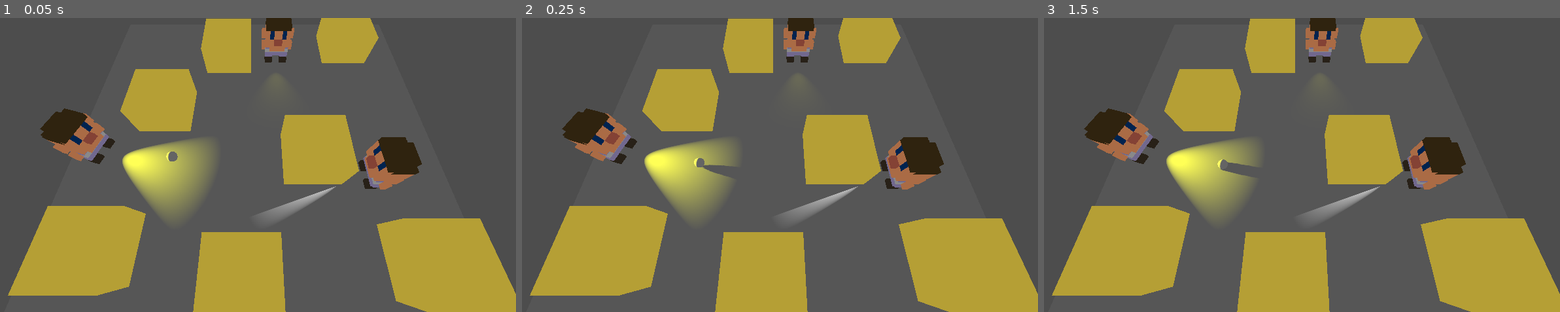
Above: before the commit, frames 1-3 (left to right).
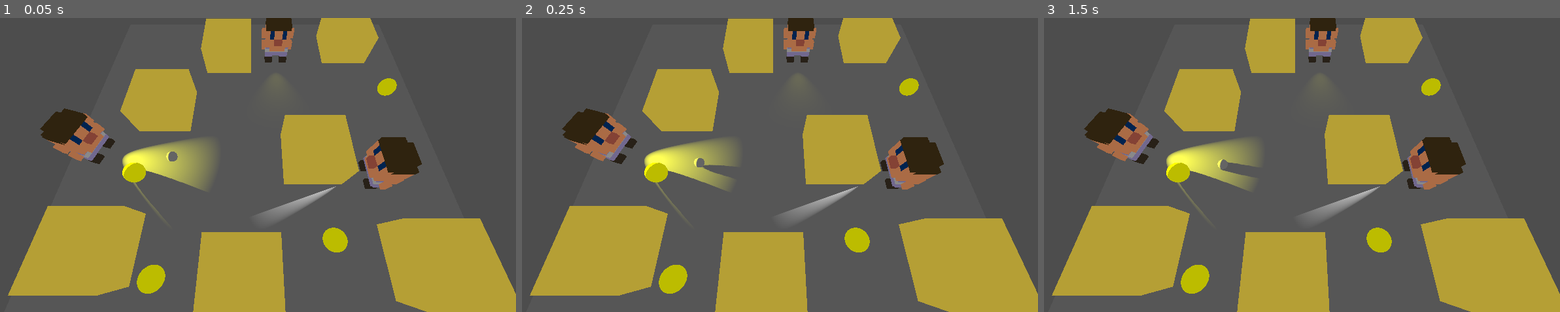
Above: after the commit, the same moments.

Repository: grandeisa/GGJ-2026
Game: Godot game, scene res://node/test_scene.tscn
Two runs of this game, one before a commit and one after it. Both use one fixed random seed, a clock stepped at 60 frames per second and the inputs below.
Inputs:
- Up to frame 1 (0.05 s): no input
- Up to frame 2 (0.25 s): no input
- Up to frame 3 (1.5 s): tap Enter at 1.25 s

The runs differ from the first frame. In frame 1, 2.3% of the frame differs, in the area x 23-77%, y 20-94%; in frame 2, 2.3%; in frame 3, 2.3%.

Commit message:
Add base for coin

Diff:
--- /dev/null
+++ b/node/coin.tscn
@@ -0,0 +1,21 @@
+[gd_scene format=3 uid="uid://cyxdjrm3dp1pk"]
+
+[sub_resource type="StandardMaterial3D" id="StandardMaterial3D_q7rvh"]
+albedo_color = Color(1, 1, 0, 1)
+
+[sub_resource type="SphereMesh" id="SphereMesh_ximgy"]
+material = SubResource("StandardMaterial3D_q7rvh")
+radius = 0.2
+height = 0.4
+
+[sub_resource type="SphereShape3D" id="SphereShape3D_q7rvh"]
+radius = 0.2
+
+[node name="Coin" type="RigidBody3D" unique_id=242903663 groups=["coin"]]
+collision_layer = 16
+
+[node name="MeshInstance3D" type="MeshInstance3D" parent="." unique_id=1506124297]
+mesh = SubResource("SphereMesh_ximgy")
+
+[node name="CollisionShape3D" type="CollisionShape3D" parent="." unique_id=1699834037]
+shape = SubResource("SphereShape3D_q7rvh")
--- a/node/enemy.tscn
+++ b/node/enemy.tscn
@@ -11,6 +11,8 @@
 radius = 1.11
 
 [node name="Enemy" type="CharacterBody3D" unique_id=255802474]
+collision_layer = 4
+collision_mask = 15
 script = ExtResource("1_1vtfq")
 
 [node name="MeshInstance3D" type="MeshInstance3D" parent="." unique_id=953722308]
@@ -29,6 +31,8 @@
 spot_angle = 27.98753
 
 [node name="Area3D" type="Area3D" parent="." unique_id=1697837999]
+collision_layer = 0
+collision_mask = 10
 
 [node name="CollisionShape3D" type="CollisionShape3D" parent="Area3D" unique_id=827520216]
 transform = Transform3D(1, 0, 0, 0, -4.371139e-08, 1, 0, -1, -4.371139e-08, 0, 0.5, 1)
--- a/node/player.tscn
+++ b/node/player.tscn
@@ -15,6 +15,8 @@
 radius = 1.0
 
 [node name="Player" type="CharacterBody3D" unique_id=255802474]
+collision_layer = 2
+collision_mask = 15
 script = ExtResource("1_1n1oq")
 bash_velocity = 30.0
 bash_duration = 0.35
@@ -49,6 +51,8 @@
 spot_angle = 27.98753
 
 [node name="ItemArea3D" type="Area3D" parent="." unique_id=1614197746]
+collision_layer = 0
+collision_mask = 24
 
 [node name="CollisionShape3D" type="CollisionShape3D" parent="ItemArea3D" unique_id=1794583153]
 transform = Transform3D(1, 0, 0, 0, 1, 0, 0, 0, 1, 0, 0.5, 0)
--- a/node/test_scene.tscn
+++ b/node/test_scene.tscn
@@ -4,6 +4,7 @@
 [ext_resource type="PackedScene" uid="uid://gmbmcm4il4nw" path="res://node/test_map.tscn" id="2_qfgip"]
 [ext_resource type="PackedScene" uid="uid://cvwekly5f6bwj" path="res://node/enemy.tscn" id="3_4sl5o"]
 [ext_resource type="PackedScene" uid="uid://bdvl2rhle25f0" path="res://node/throwable.tscn" id="4_uam1e"]
+[ext_resource type="PackedScene" uid="uid://cyxdjrm3dp1pk" path="res://node/coin.tscn" id="5_w8cq1"]
 
 [sub_resource type="Environment" id="Environment_qfgip"]
 background_mode = 2
@@ -31,3 +32,15 @@
 
 [node name="Throwable" parent="." unique_id=108535842 instance=ExtResource("4_uam1e")]
 transform = Transform3D(1, 0, 0, 0, 1, 0, 0, 0, 1, -1.5934471, 0.5670419, 1)
+
+[node name="Coin" parent="." unique_id=242903663 instance=ExtResource("5_w8cq1")]
+transform = Transform3D(1, 0, 0, 0, 1, 0, 0, 0, 1, 1.3865345, 0.2999999, 2.4820347)
+
+[node name="Coin2" parent="." unique_id=305210093 instance=ExtResource("5_w8cq1")]
+transform = Transform3D(1, 0, 0, 0, 1, 0, 0, 0, 1, -2.4068708, 0.2999999, 1.2240872)
+
+[node name="Coin3" parent="." unique_id=296924212 instance=ExtResource("5_w8cq1")]
+transform = Transform3D(1, 0, 0, 0, 1, 0, 0, 0, 1, 3.2972136, 0.29999942, -1.0715094)
+
+[node name="Coin4" parent="." unique_id=1720732916 instance=ExtResource("5_w8cq1")]
+transform = Transform3D(1, 0, 0, 0, 1, 0, 0, 0, 1, -1.656611, 0.2999999, 3.0624638)
--- a/node/throwable.tscn
+++ b/node/throwable.tscn
@@ -10,6 +10,8 @@
 radius = 0.1
 
 [node name="Throwable" type="RigidBody3D" unique_id=108535842]
+collision_layer = 8
+collision_mask = 15
 script = ExtResource("1_lrfbq")
 
 [node name="MeshInstance3D" type="MeshInstance3D" parent="." unique_id=2099273949]
--- a/project.godot
+++ b/project.godot
@@ -144,6 +144,14 @@
 "events": []
 }
 
+[layer_names]
+
+3d_physics/layer_1="Map"
+3d_physics/layer_2="Player"
+3d_physics/layer_3="Enemy"
+3d_physics/layer_4="Throwable"
+3d_physics/layer_5="Coin"
+
 [physics]
 
 3d/physics_engine="Jolt Physics"
--- a/scripts/player.gd
+++ b/scripts/player.gd
@@ -2,6 +2,8 @@
 extends CharacterBody3D
 
 const SPEED = 10.0
+
+var coin_count = 0
 
 @export var bash_velocity = 40.0
 @export var bash_duration = 1.0
@@ -15,3 +17,8 @@
 func _physics_process(delta: float) -> void:
 	if not is_on_floor():
 		velocity += get_gravity() * delta
+
+	for node in item_area.get_overlapping_bodies():
+		if node.is_in_group("coin"):
+			coin_count += 1
+			node.queue_free()
